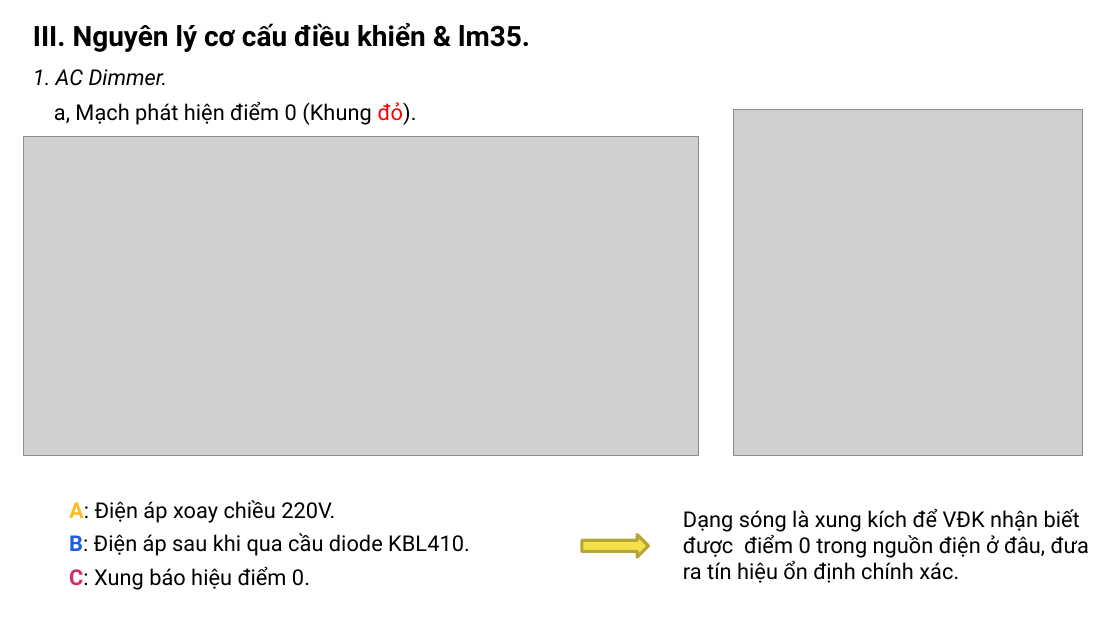
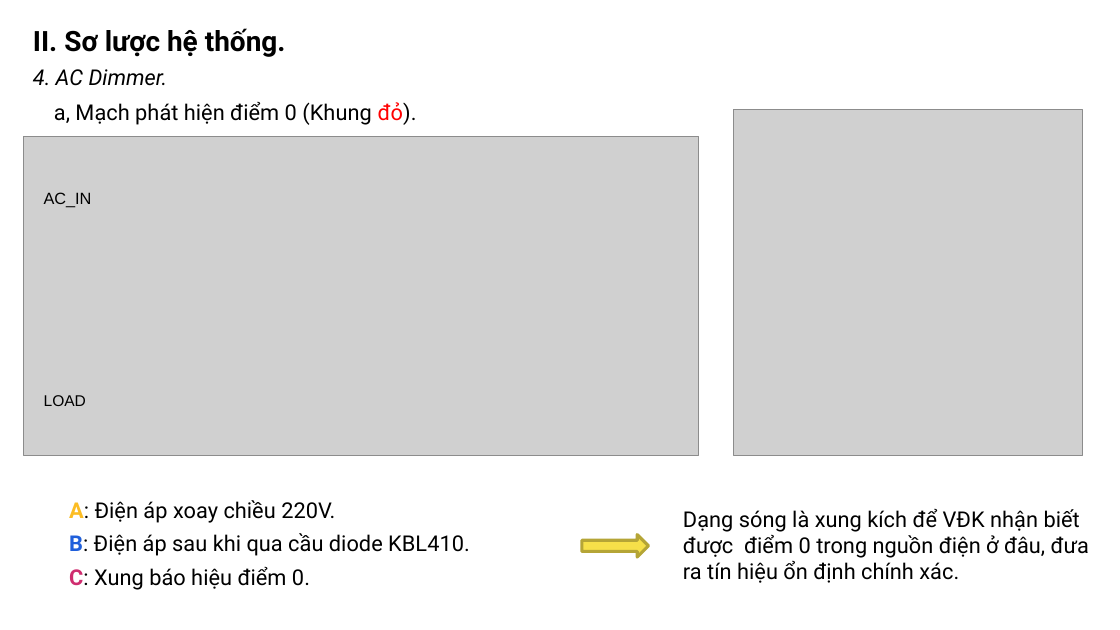
Before and after one commit to khanhnm08/HK_Egg_Incubator, a slide deck: slide 6 of Slide bao cao.pptx. Drawn at 1120x630 pixels with LibreOffice and Linux fonts; fonts in the diff are those of the drawing; grey boxes stand for pictures. Boxes give left, top, right and bottom in pixels: in the first picture for what was removed or moved away, otherwise in the second. Text is boxed around its words. In the diff, an @@ line names an element or a change of style, - is before the commit and + after.

```diff
--- a/Slide bao cao.pptx
+++ b/Slide bao cao.pptx
@@ text removed at [33,23,530,52] @@
-III. Nguyên lý cơ cấu điều khiển & lm35.
@@ text added at [33,28,286,57], 18 pt, text #000000, bold @@
+II. Sơ lược hệ thống.
@@ text at [33,69,168,86]: text changed @@
-1. AC Dimmer.
+4. AC Dimmer.
@@ text added at [44,192,92,208], 10.5 pt, text #000000 @@
+AC_IN
@@ text added at [44,395,86,406], 10 pt, text #000000 @@
+LOAD
```
Also in this commit, not shown: 12 other slides changed, 3 slides added, 6 other files.
